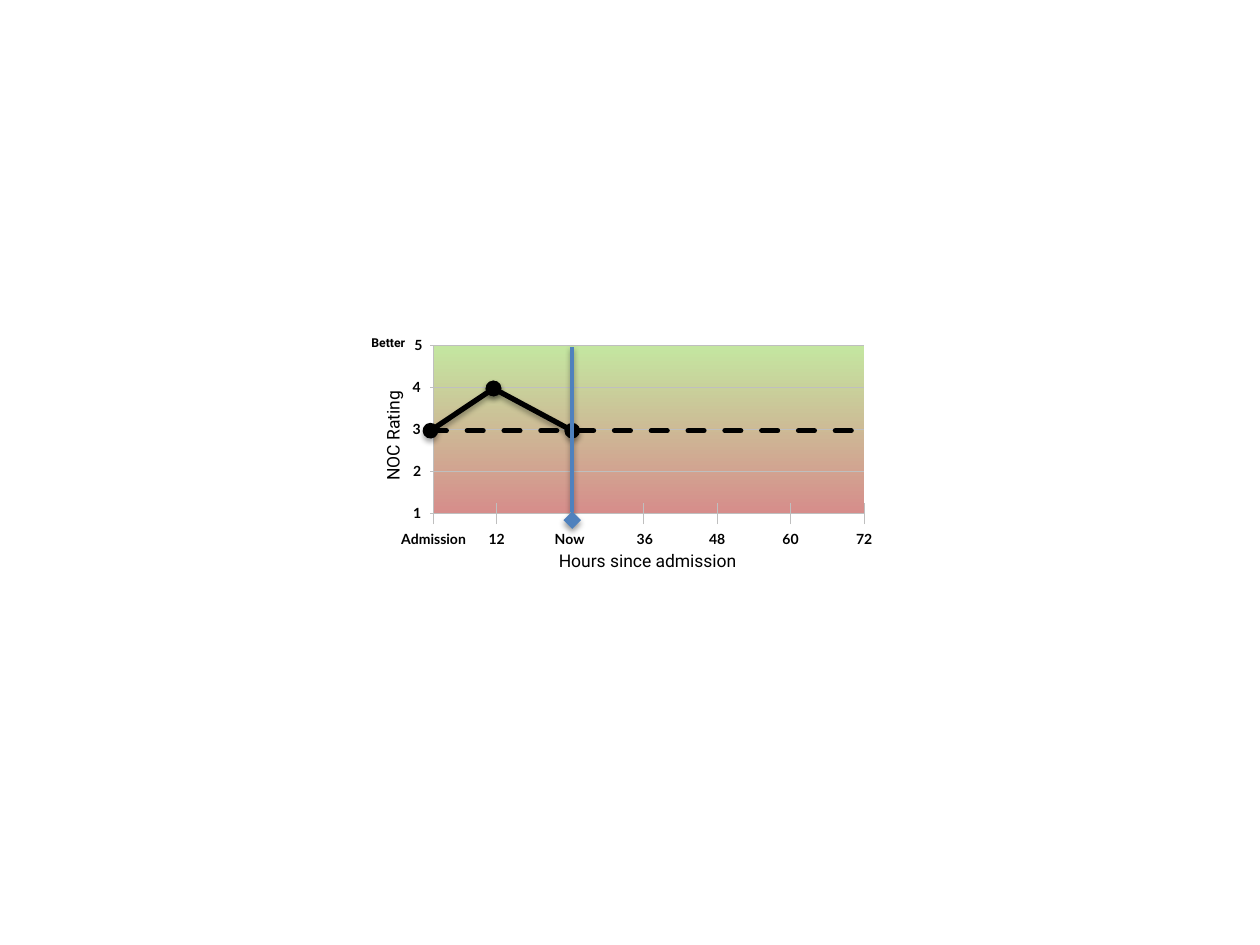
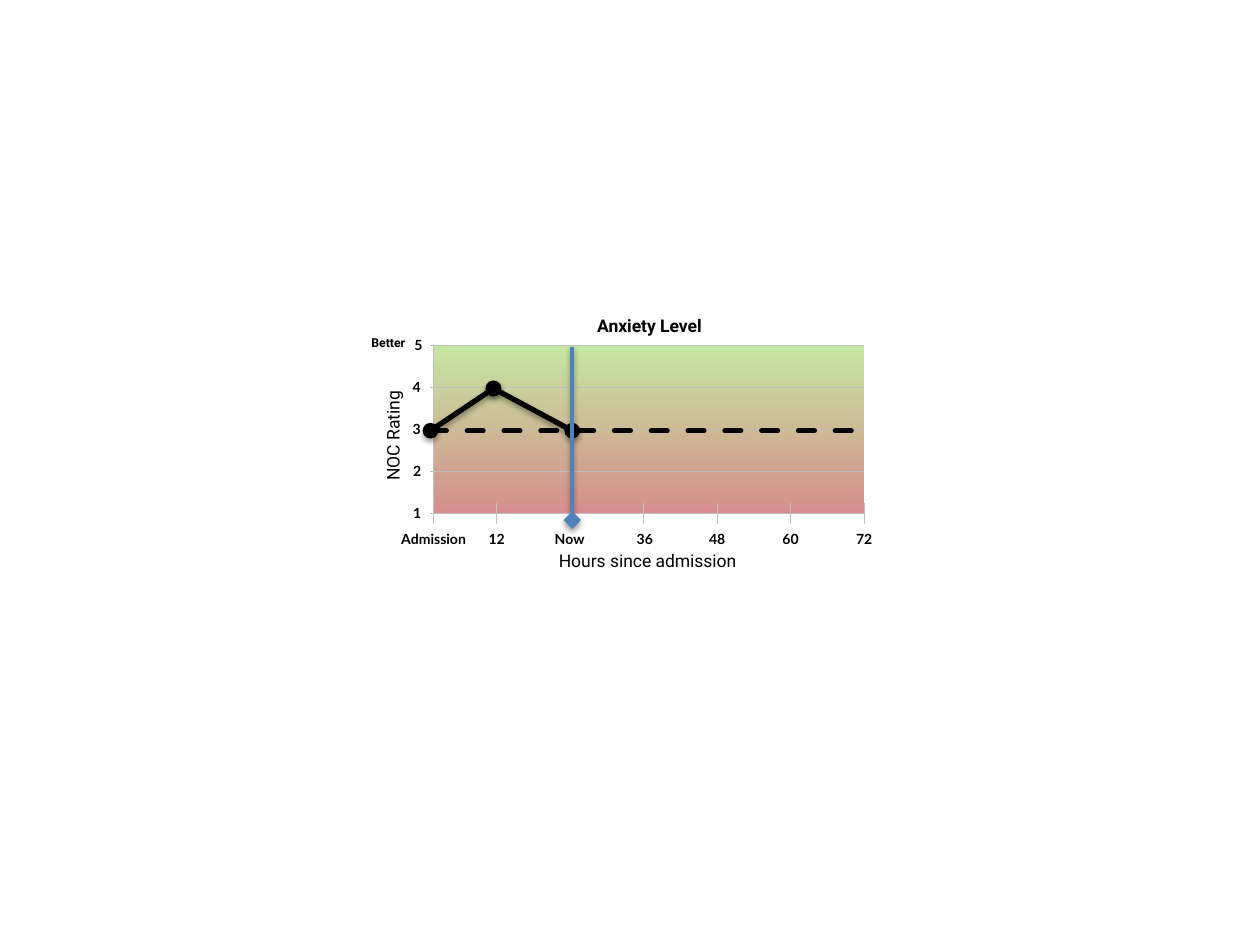
Before and after one commit to kinshukg/febretpository, a slide deck: slide 4 of HANDS/trunk/data/Design.pptx. Drawn at 1260x945 pixels with LibreOffice and Linux fonts; fonts in the diff are those of the drawing. Boxes give left, top, right and bottom in pixels: in the first picture for what was removed or moved away, otherwise in the second. Text is boxed around its words. In the diff, an @@ line names an element or a change of style, - is before the commit and + after.

```diff
--- a/HANDS/trunk/data/Design.pptx
+++ b/HANDS/trunk/data/Design.pptx
@@ text added at bbox=[597, 319, 702, 336], 10 pt, text #000000, bold @@
+Anxiety Level
```
Also in this commit, not shown: 2 other slides changed, 12 other files.
